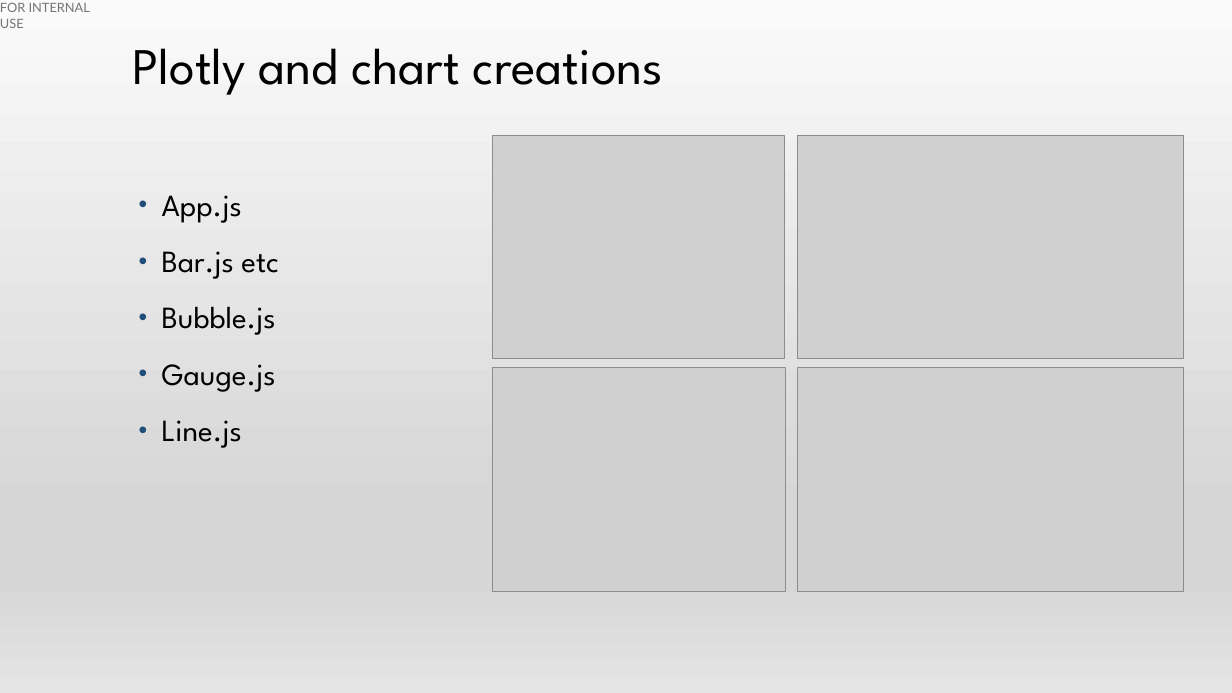
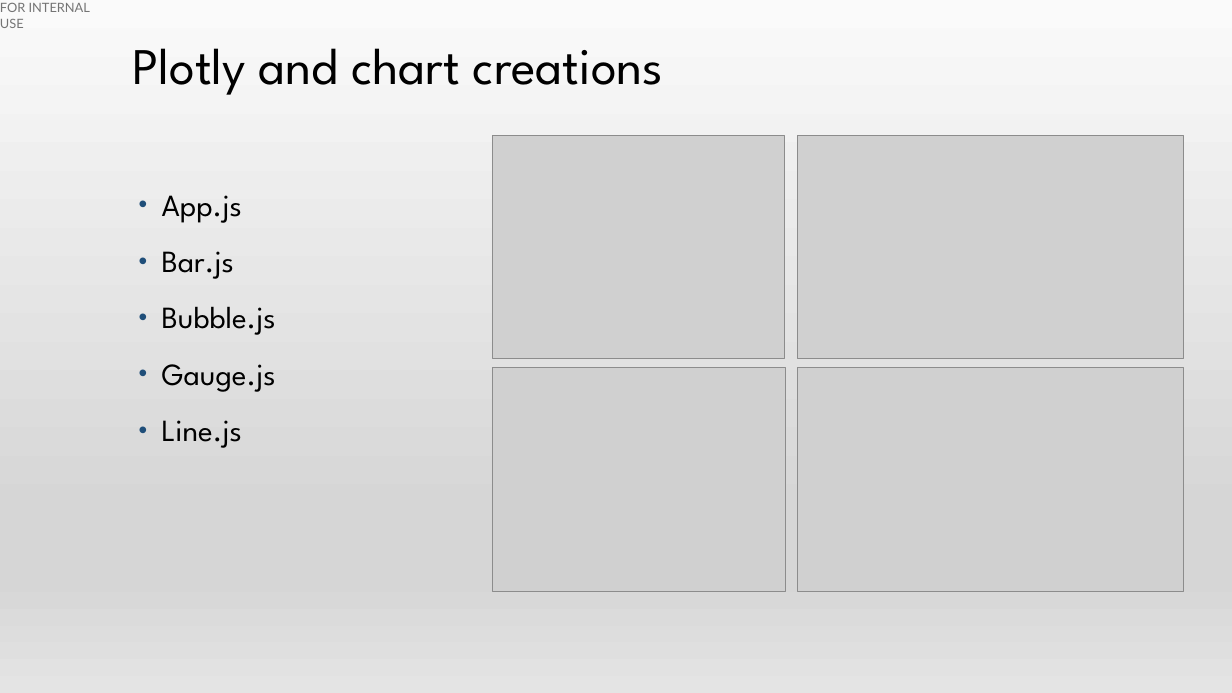
Before and after one commit to SNNandhini/Project-3-World_Happiness, a slide deck: slide 8 of Project Documents/World_happiness_presentation.pptx. Drawn at 1232x693 pixels with LibreOffice and Linux fonts; fonts in the diff are those of the drawing; grey boxes stand for pictures. Boxes give left, top, right and bottom in pixels: in the first picture for what was removed or moved away, otherwise in the second. Text is boxed around its words. In the diff, an @@ line names an element or a change of style, - is before the commit and + after.

```diff
--- a/Project Documents/World_happiness_presentation.pptx
+++ b/Project Documents/World_happiness_presentation.pptx
@@ text at box(162, 251, 234, 279): text changed @@
-• Bar.js etc
+• Bar.js
```
Also in this commit, not shown: 3 other slides changed, 1 other file.
